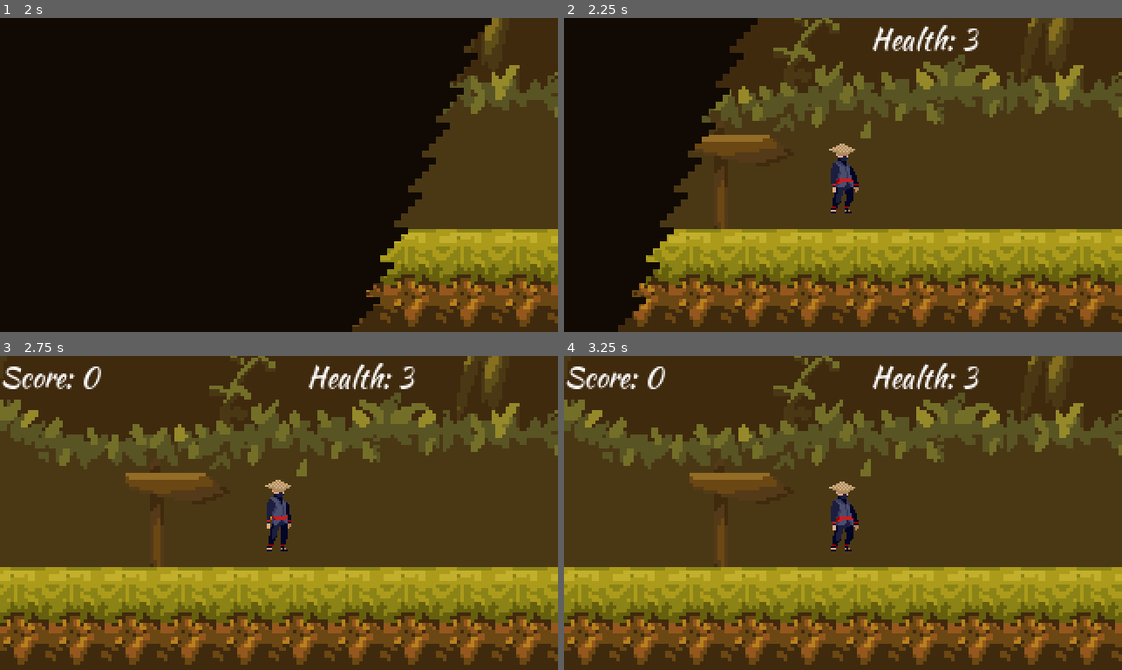
Above: before the commit, frames 1-4 (two rows, left to right).
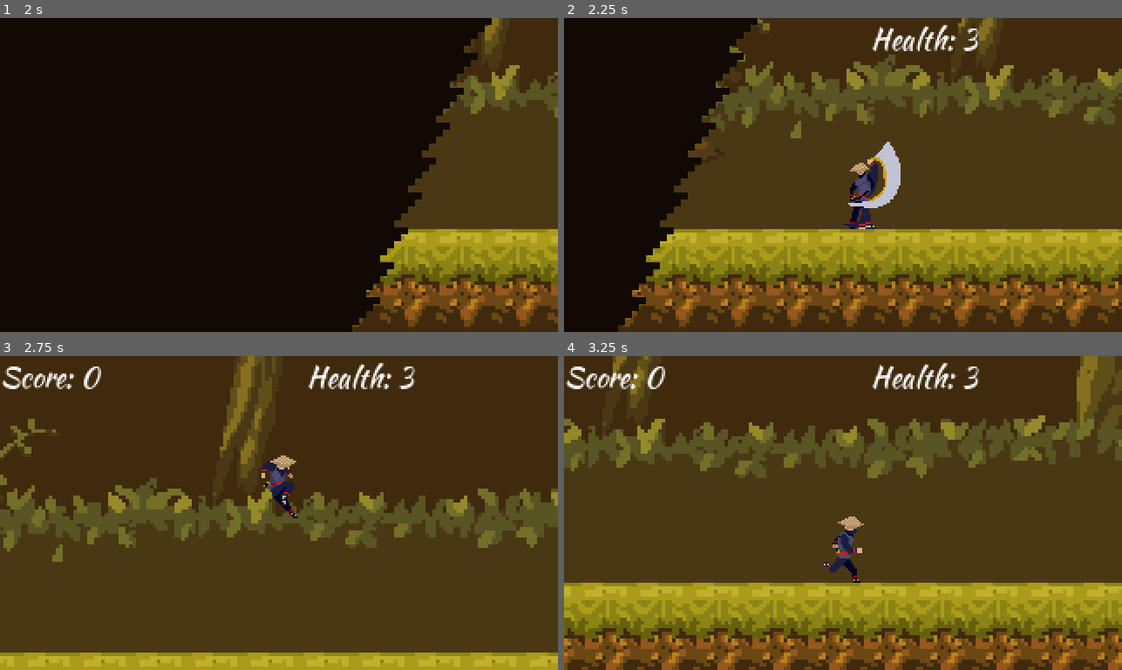
Above: after the commit, the same moments.

Repository: nateslagter/Ninja-Man-Quest-for-the-Shuriken
Game: Godot game, scene res://src/LevelScenes/MenuScenes/MainMenu.tscn
Two runs of this game, one before a commit and one after it. Both use one fixed random seed, a clock stepped at 60 frames per second and the inputs below.
Inputs:
- Up to frame 1 (2 s): click "Play" at 0.5 s; click "Play" at 1.25 s
- Up to frame 2 (2.25 s): hold Right (move_right) from 2.03 s (still down); tap Up (attack) at 2.1 s
- Up to frame 3 (2.75 s): keep holding Right (move_right); tap Space (jump) at 2.27 s
- Up to frame 4 (3.25 s): keep holding Right (move_right); tap Up (attack) at 2.85 s; tap Space (jump) at 3.02 s

Frame 1 is identical in both runs. In frame 2, 25% of the frame differs, in the area x 10-100%, y 0-99%; in frame 3, 52%, in the area x 0-100%, y 0-100%; in frame 4, 40%.
Error before the commit: Parse Error: A non-void function must return a value in all possible paths. (res://src/CharacterScenes/Player/PlayerStateMachine.gd:62)

Commit message:
Final sweep of style guide

Diff:
--- a/project.godot
+++ b/project.godot
@@ -9,7 +9,7 @@
 config_version=4
 
 _global_script_classes=[ {
-"base": "Area2D",
+"base": "Reference",
 "class": "Collectible",
 "language": "GDScript",
 "path": "res://src/LevelScenes/Collectible/Collectible.gd"
--- a/src/CharacterScenes/Player/PlayerStateMachine.gd
+++ b/src/CharacterScenes/Player/PlayerStateMachine.gd
@@ -10,6 +10,7 @@
 onready var damage_player = get_node("../DamageAnimation")
 onready var sprite = get_node("../Sprite")
 onready var sword_hitbox = get_node("../Sprite/SwordHitbox")
+
 
 func _ready() -> void:
 	call_deferred("set_state",States.IDLE)
@@ -59,7 +60,7 @@
 			slide_velocity = Vector2(-2500,0)
 
 
-func _transition(delta : float) -> int:
+func _transition(delta : float):
 	match state:
 		States.IDLE:
 			if jumping == true:
--- a/src/LevelScenes/Globals/Globals.gd
+++ b/src/LevelScenes/Globals/Globals.gd
@@ -1,5 +1,4 @@
 extends Node
-
 
 var score : int = 0
 var health : int = 3
